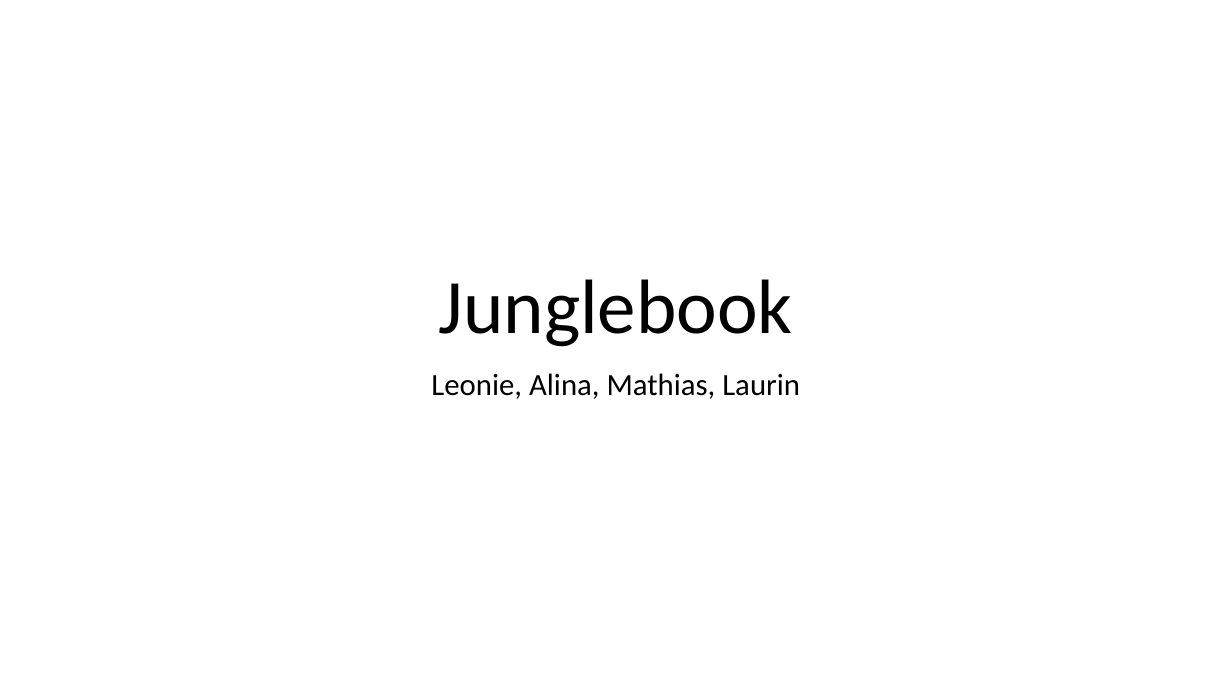
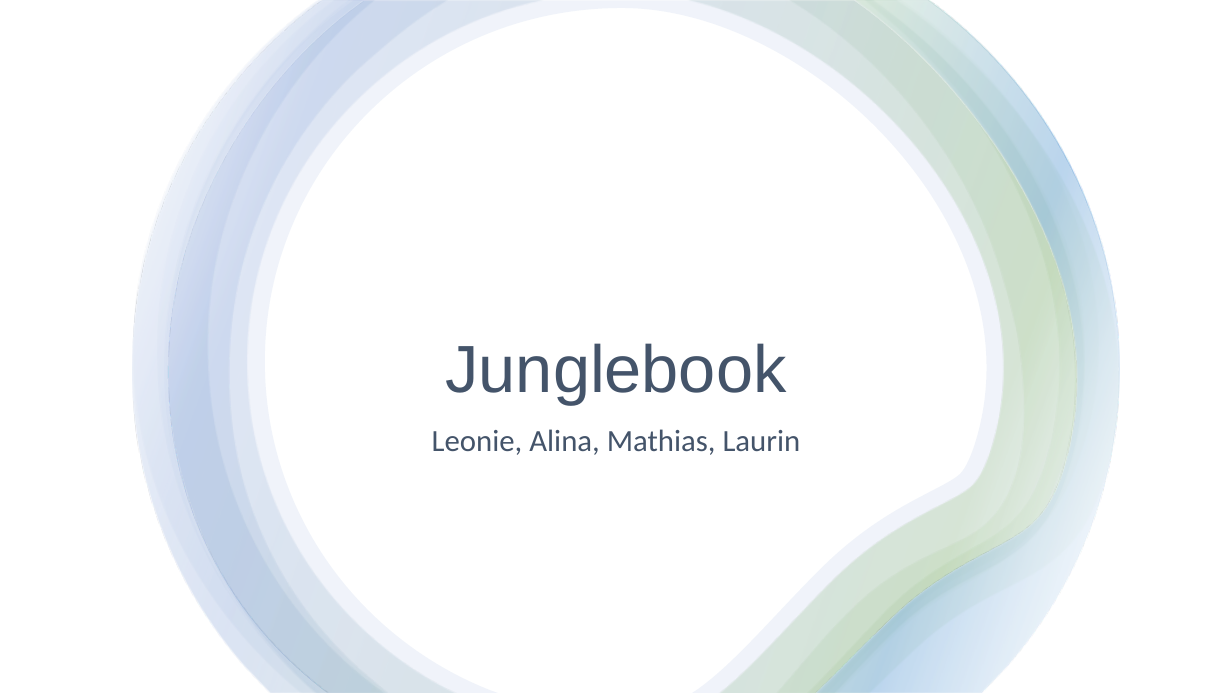
Before and after one commit to htl-leo-itp-2325-4-5AHITM/jungle-book, a slide deck: slide 1 of Presentation/JungelbookPresentation.pptx. Drawn at 1232x693 pixels with LibreOffice and Linux fonts; fonts in the diff are those of the drawing. Boxes give left, top, right and bottom in pixels: in the first picture for what was removed or moved away, otherwise in the second. Text is boxed around its words. In the diff, an @@ line names an element or a change of style, - is before the commit and + after.

Commit message:
chenge the presentation design

```diff
--- a/Presentation/JungelbookPresentation.pptx
+++ b/Presentation/JungelbookPresentation.pptx
@@ rectangle added at bbox=[0, 0, 1232, 693], fill #FFFFFF @@
@@ group added at bbox=[132, 0, 1119, 693]: 7 freeform shapes @@
@@ title "Junglebook": place and size @@
-title "Junglebook" at bbox=[439, 279, 793, 347]
+title "Junglebook" at bbox=[446, 343, 787, 404]
@@ title "Junglebook" at bbox=[446, 343, 787, 404]: size 60 to 52 pt, font Calibri to Arial, text colour #000000 to #44546A @@
@@ subtitle "Leonie, Alina, Mathias, Laurin": place and size @@
-subtitle "Leonie, Alina, Mathias, Laurin" at bbox=[431, 373, 800, 399]
+subtitle "Leonie, Alina, Mathias, Laurin" at bbox=[432, 429, 801, 455]
@@ subtitle "Leonie, Alina, Mathias, Laurin" at bbox=[432, 429, 801, 455]: text colour #000000 to #44546A @@
```
Also in this commit, not shown: 5 other slides changed.
